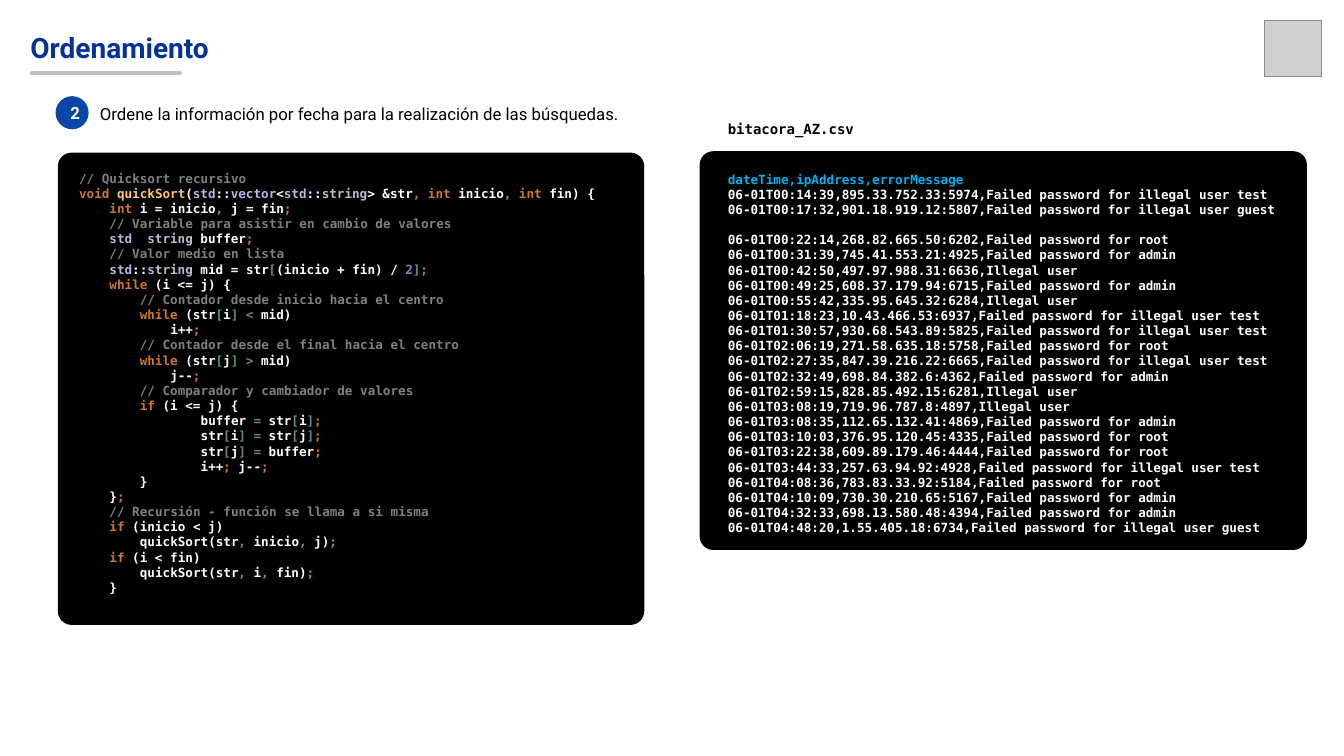
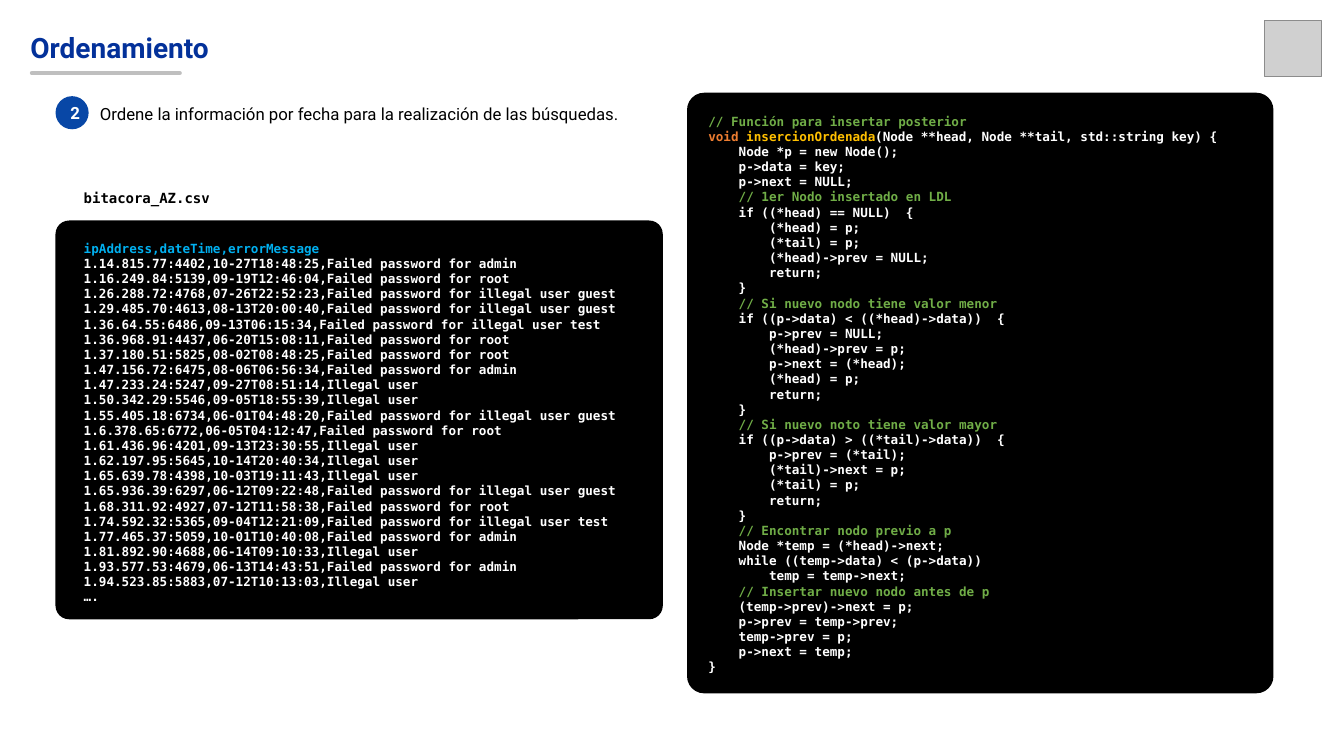
Before and after one commit to kochomati/actividad1_3, a slide deck: slide 4 of actividad_2_3/reflexiones/ReflexAct2.3-MatiasKochowski.pptx. Drawn at 1344x756 pixels with LibreOffice and Linux fonts; fonts in the diff are those of the drawing; grey boxes stand for pictures. Boxes give left, top, right and bottom in pixels: in the first picture for what was removed or moved away, otherwise in the second. Text is boxed around its words. In the diff, an @@ line names an element or a change of style, - is before the commit and + after.

```diff
--- a/actividad_2_3/reflexiones/ReflexAct2.3-MatiasKochowski.pptx
+++ b/actividad_2_3/reflexiones/ReflexAct2.3-MatiasKochowski.pptx
@@ rounded rectangle: place and size @@
-rounded rectangle at box(57, 152, 644, 625)
+rounded rectangle at box(688, 93, 1274, 694)
@@ text added at box(708, 115, 1202, 659), 9 pt, text #FFFFFF, bold @@
+// Función para insertar posterior
+void insercionOrdenada(Node **head, Node **tail, std::string key) {
+Node *p = new Node();
+p->data = key;
+p->next = NULL;
+// 1er Nodo insertado en LDL
+if ((*head) == NULL) {
+(*head) = p;
+(*tail) = p;
+(*head)->prev = NULL;
+return;
+}
+// Si nuevo nodo tiene valor menor
+if ((p->data) < ((*head)->data)) {
+p->prev = NULL;
+(*head)->prev = p;
+p->next = (*head);
+(*head) = p;
+return;
+}
+// Si nuevo noto tiene valor mayor
+if ((p->data) > ((*tail)->data)) {
+p->prev = (*tail);
+(*tail)->next = p;
+(*tail) = p;
+return;
+}
+// Encontrar nodo previo a p
+Node *temp = (*head)->next;
+while ((temp->data) < (p->data))
+temp = temp->next;
+// Insertar nuevo nodo antes de p
+(temp->prev)->next = p;
+p->prev = temp->prev;
+temp->prev = p;
+p->next = temp;
+}
@@ text removed at box(79, 173, 579, 580) @@
-// Quicksort recursivo
-void quickSort(std::vector<std::string> &str, int inicio, int fin) {
-int i = inicio, j = fin;
-// Variable para asistir en cambio de valores
-std::string buffer;
-// Valor medio en lista
-std::string mid = str[(inicio + fin) / 2];
-while (i <= j) {
-// Contador desde inicio hacia el centro
-while (str[i] < mid)
-i++;
-// Contador desde el final hacia el centro
-while (str[j] > mid)
-j--;
-// Comparador y cambiador de valores
-if (i <= j) {
-buffer = str[i];
-str[i] = str[j];
-str[j] = buffer;
-i++; j--;
-}
-};
-// Recursión - función se llama a si misma
-if (inicio < j)
-quickSort(str, inicio, j);
-if (i < fin)
-quickSort(str, i, fin);
-}
@@ text removed at box(728, 173, 1275, 535) @@
-dateTime,ipAddress,errorMessage
-06-01T00:14:39,895.33.752.33:5974,Failed password for illegal user test
-06-01T00:17:32,901.18.919.12:5807,Failed password for illegal user guest
-06-01T00:22:14,268.82.665.50:6202,Failed password for root
-06-01T00:31:39,745.41.553.21:4925,Failed password for admin
-06-01T00:42:50,497.97.988.31:6636,Illegal user
-06-01T00:49:25,608.37.179.94:6715,Failed password for admin
-06-01T00:55:42,335.95.645.32:6284,Illegal user
-06-01T01:18:23,10.43.466.53:6937,Failed password for illegal user test
-06-01T01:30:57,930.68.543.89:5825,Failed password for illegal user test
-06-01T02:06:19,271.58.635.18:5758,Failed password for root
-06-01T02:27:35,847.39.216.22:6665,Failed password for illegal user test
-06-01T02:32:49,698.84.382.6:4362,Failed password for admin
-06-01T02:59:15,828.85.492.15:6281,Illegal user
-06-01T03:08:19,719.96.787.8:4897,Illegal user
-06-01T03:08:35,112.65.132.41:4869,Failed password for admin
-06-01T03:10:03,376.95.120.45:4335,Failed password for root
-06-01T03:22:38,609.89.179.46:4444,Failed password for root
-06-01T03:44:33,257.63.94.92:4928,Failed password for illegal user test
-06-01T04:08:36,783.83.33.92:5184,Failed password for root
-06-01T04:10:09,730.30.210.65:5167,Failed password for admin
-06-01T04:32:33,698.13.580.48:4394,Failed password for admin
-06-01T04:48:20,1.55.405.18:6734,Failed password for illegal user guest
@@ text "bitacora_AZ.csv": place and size @@
-text "bitacora_AZ.csv" at box(728, 122, 854, 137)
+text "bitacora_AZ.csv" at box(84, 192, 210, 207)
@@ rounded rectangle: place and size @@
-rounded rectangle at box(700, 151, 1308, 551)
+rounded rectangle at box(55, 221, 663, 620)
@@ text added at box(84, 243, 616, 589), 9 pt, text #FFFFFF, bold @@
+ipAddress,dateTime,errorMessage
+1.14.815.77:4402,10-27T18:48:25,Failed password for admin
+1.16.249.84:5139,09-19T12:46:04,Failed password for root
+1.26.288.72:4768,07-26T22:52:23,Failed password for illegal user guest
+1.29.485.70:4613,08-13T20:00:40,Failed password for illegal user guest
+1.36.64.55:6486,09-13T06:15:34,Failed password for illegal user test
+1.36.968.91:4437,06-20T15:08:11,Failed password for root
+1.37.180.51:5825,08-02T08:48:25,Failed password for root
+1.47.156.72:6475,08-06T06:56:34,Failed password for admin
+1.47.233.24:5247,09-27T08:51:14,Illegal user
+1.50.342.29:5546,09-05T18:55:39,Illegal user
+1.55.405.18:6734,06-01T04:48:20,Failed password for illegal user guest
+1.6.378.65:6772,06-05T04:12:47,Failed password for root
+1.61.436.96:4201,09-13T23:30:55,Illegal user
+1.62.197.95:5645,10-14T20:40:34,Illegal user
+1.65.639.78:4398,10-03T19:11:43,Illegal user
+1.65.936.39:6297,06-12T09:22:48,Failed password for illegal user guest
+1.68.311.92:4927,07-12T11:58:38,Failed password for root
+1.74.592.32:5365,09-04T12:21:09,Failed password for illegal user test
+1.77.465.37:5059,10-01T10:40:08,Failed password for admin
+1.81.892.90:4688,06-14T09:10:33,Illegal user
+1.93.577.53:4679,06-13T14:43:51,Failed password for admin
+1.94.523.85:5883,07-12T10:13:03,Illegal user
+….
```
Also in this commit, not shown: 5 other slides changed, 2 other files.
